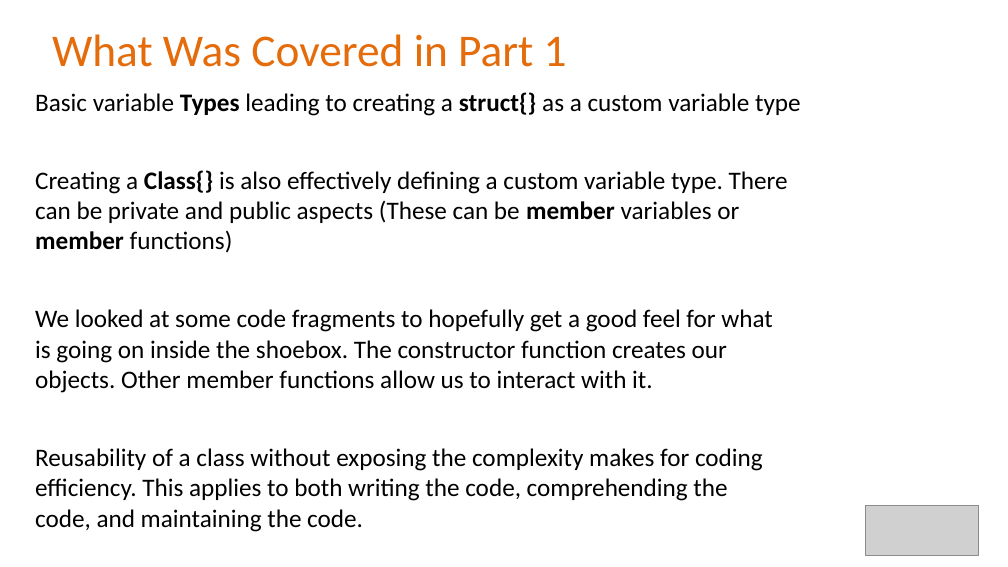
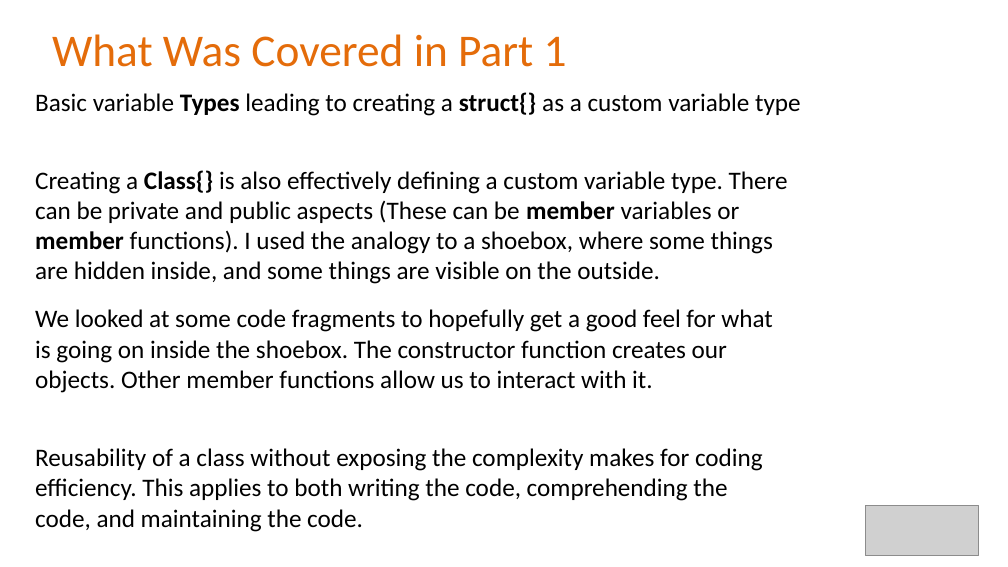
Before and after one commit to Alan-Lomax/MERG-SIG-Presentations, a slide deck: slide 4 of Introduction to Class Programming Part 2.pptx. Drawn at 1008x567 pixels with LibreOffice and Linux fonts; fonts in the diff are those of the drawing; grey boxes stand for pictures; background and template pictures are left out. Boxes give left, top, right and bottom in pixels: in the first picture for what was removed or moved away, otherwise in the second. Text is boxed around its words. In the diff, an @@ line names an element or a change of style, - is before the commit and + after.

```diff
--- a/Introduction to Class Programming Part 2.pptx
+++ b/Introduction to Class Programming Part 2.pptx
@@ text at [35,170,788,284]: text changed @@
-Creating a Class{} is also effectively defining a custom variable type. There can be private and public aspects (These can be member variables or member functions)
+Creating a Class{} is also effectively defining a custom variable type. There can be private and public aspects (These can be member variables or member functions). I used the analogy to a shoebox, where some things are hidden inside, and some things are visible on the outside.
```
Also in this commit, not shown: 1 other slide changed, 2 other files.
